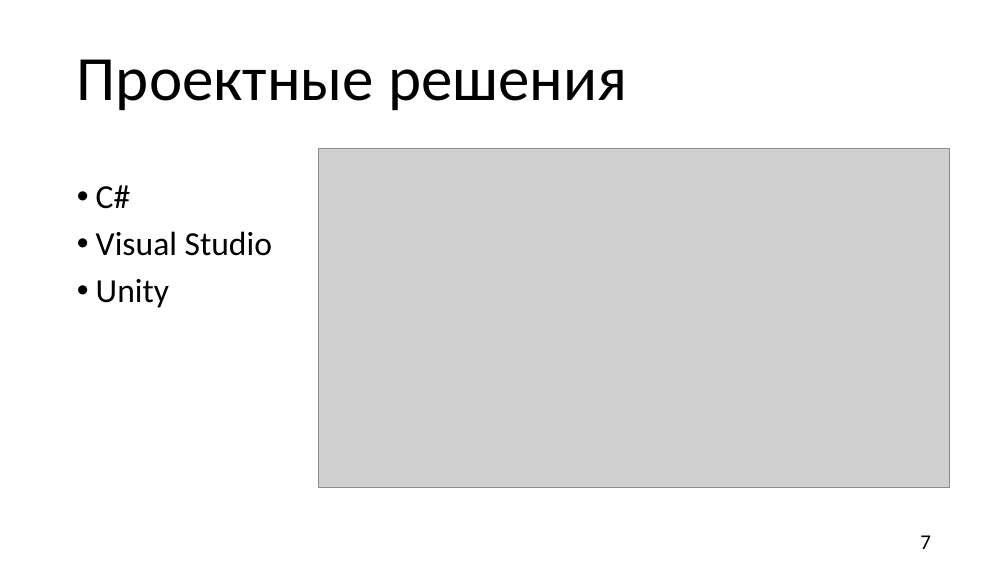
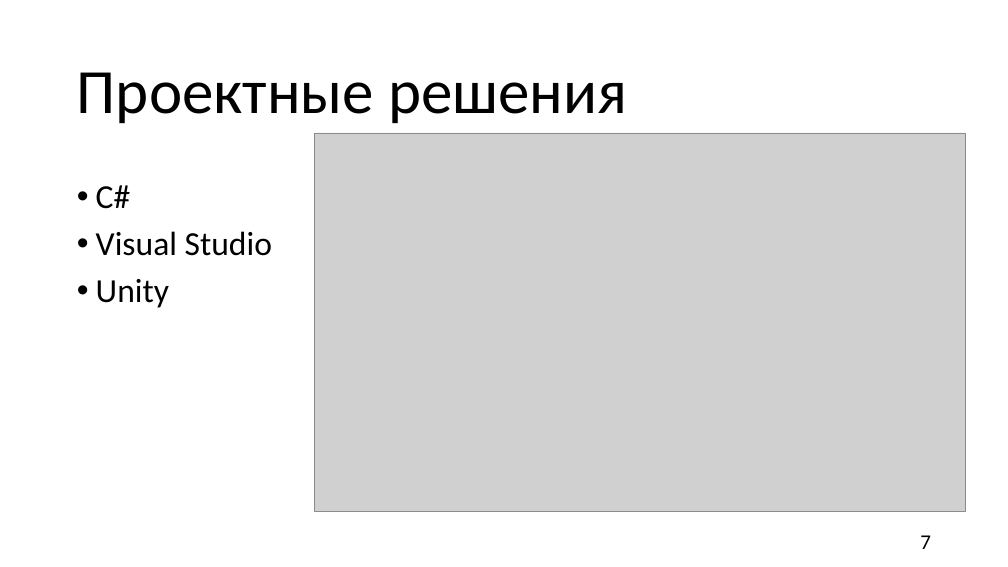
Before and after one commit to TiltInteractive/The-game-Resperation-, a slide deck: slide 7 of Б9121-09.03.03пикд_команда_4_презентация.pptx. Drawn at 1008x567 pixels with LibreOffice and Linux fonts; fonts in the diff are those of the drawing; grey boxes stand for pictures; background and template pictures are left out. Boxes give left, top, right and bottom in pixels: in the first picture for what was removed or moved away, otherwise in the second. Text is boxed around its words. In the diff, an @@ line names an element or a change of style, - is before the commit and + after.

```diff
--- a/Б9121-09.03.03пикд_команда_4_презентация.pptx
+++ b/Б9121-09.03.03пикд_команда_4_презентация.pptx
@@ title "Проектные решения": place and size @@
-title "Проектные решения" at [77, 59, 627, 110]
+title "Проектные решения" at [77, 72, 627, 123]
@@ picture: place and size @@
-picture at [319, 149, 950, 488]
+picture at [315, 133, 966, 511]
```
Also in this commit, not shown: 7 other slides changed, 2 slides removed, 1 other file.
